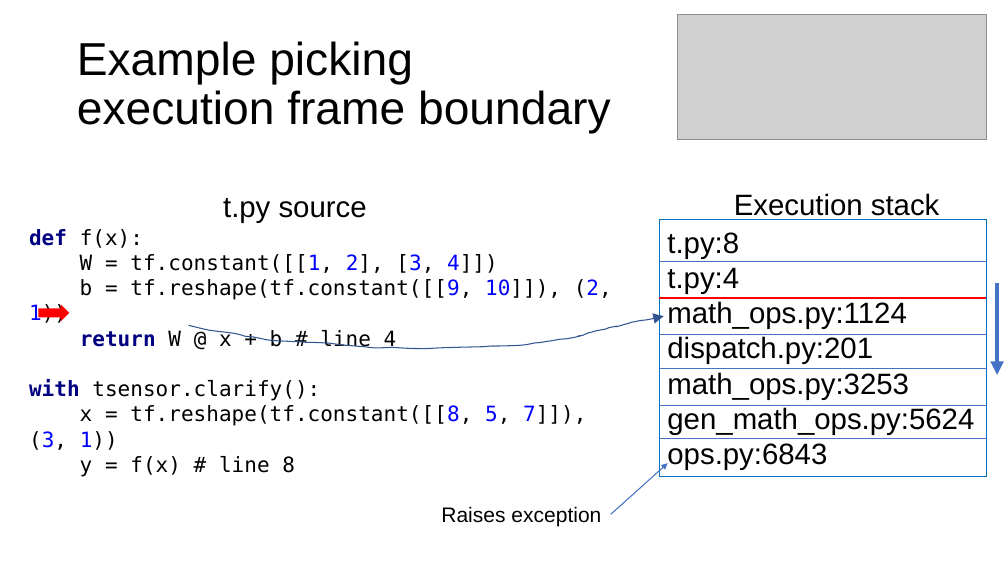
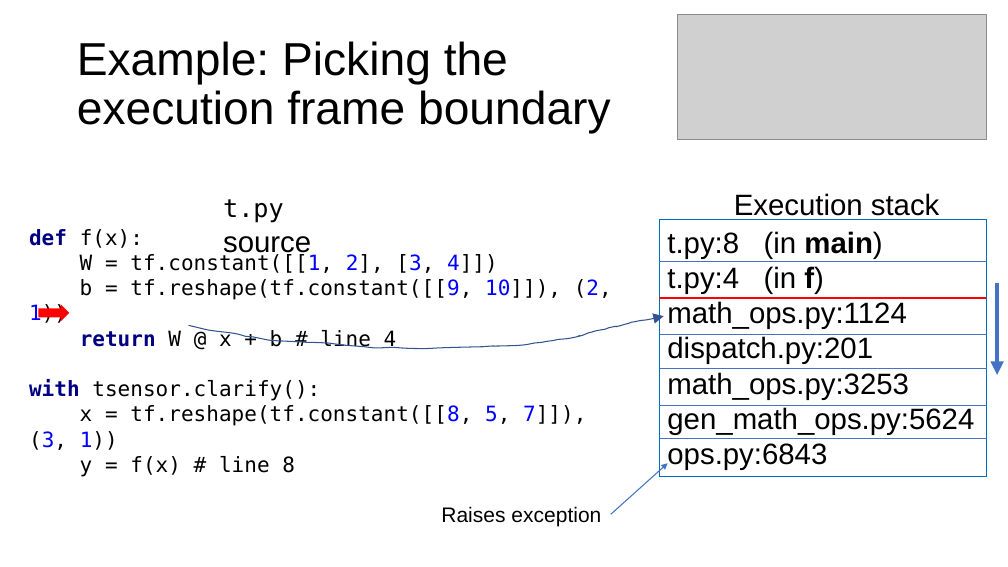
Before and after one commit to parrt/tensor-sensor, a slide deck: slide 18 of talks/strumenta/tensor-sensor.pptx. Drawn at 1008x567 pixels with LibreOffice and Linux fonts; fonts in the diff are those of the drawing; grey boxes stand for pictures; background and template pictures are left out. Boxes give left, top, right and bottom in pixels: in the first picture for what was removed or moved away, otherwise in the second. Text is boxed around its words. In the diff, an @@ line names an element or a change of style, - is before the commit and + after.

```diff
--- a/talks/strumenta/tensor-sensor.pptx
+++ b/talks/strumenta/tensor-sensor.pptx
@@ title at [77, 41, 611, 134]: text changed @@
-Example picking
-execution frame boundary
+Example: Picking the
+execution frame boundary
@@ text "t.py source" at [223, 199, 311, 258]: size 28 to 24 pt, font Arial to DejaVu Sans Mono in "t.py" @@
@@ text in rectangle at [667, 231, 882, 294]: text changed @@
-t.py:8
-t.py:4
+t.py:8 (in main)
+t.py:4 (in f)
```
Also in this commit, not shown: 10 other slides changed, 2 other files.
